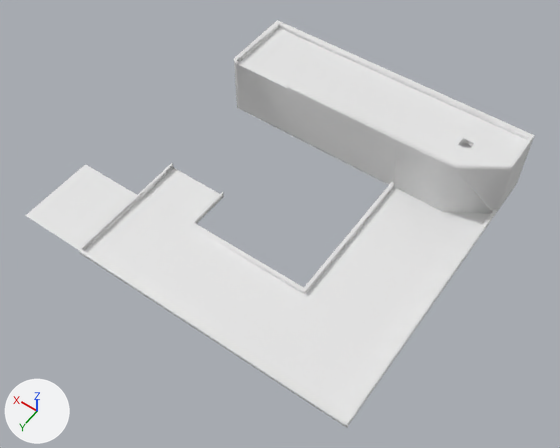
Two versions of the FBX model GameOfTheDay/Assets/Prefabs/Golf_Game_3D_Objects/Level_1.fbx, one commit apart.
Before and after are seen from a 50 mm lens placed at (-75.3, 118.4, 175.9), pointed at (3.8, 7.7, 1.9). Lighting does not change. The marker at lower left points along +X, +Y and +Z.
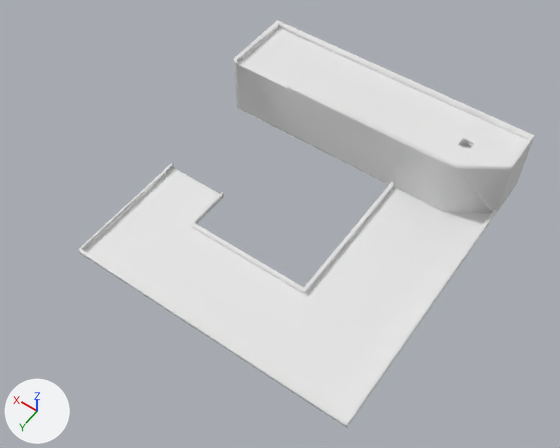
What changed in the scene script:
```text
Change me_cube_001:
    where me_cube_001.from_pydata(...)  # 57 vertices, 30 faces; spans x -1.0..1.0, y -1.0..1.0, z -133.3..-1.0
    used by ob_cube_001; location = (0.0, 0.0, 0.0); rotation_euler = (0.0, 0.0, -3.142), in degrees (0, 0, -180); scale = (-44.1, -47.3, -0.145)
    verts and faces of me_cube_001; kept vertices keep their numbers, new ones are numbered from 57
    before: 13 (0.5, 1.0, -1.0), 19 (0.5, 0.5, -1.0) at pixel (192, 227), 20 (1.0, 0.5, -1.0) at pixel (141, 197), 22 (0.6, 1.0, -1.0), 23 (0.6, 0.5, -1.0) at pixel (191, 227)
    remove me_cube_001.materials.append(mat_material)  # white #e7e7e7
    me_cube_001 part 1
    add verts[20] = (1.0, 0.2, -1.0)  # moved, pixel (173, 167)
    add verts[23] = (0.6, 0.2, -1.0)  # moved, pixel (222, 195)
    add faces += [(13, 22, 23, 19)]
Change me_cube:
    where me_cube.from_pydata(...)  # 289 vertices, 257 faces; spans x -1.0..1.5, y -1.0..1.0, z -141.7..1.0
    used by ob_cube; location = (0.0, 0.0, 0.0); rotation_euler = (0.0, 0.0, -3.142), in degrees (0, 0, -180); scale = (-44.1, -47.3, -0.145)
    verts and faces of me_cube; kept vertices keep their numbers, new ones are numbered from 289
    before: 87 (1.0, 1.0, -1.0) at pixel (80, 251), 97 (0.5, 1.0, -1.0), 113 (0.5, 0.5, -1.0) at pixel (192, 227), 115 (1.0, 0.5, -1.0) at pixel (140, 196), 121 (0.6, 1.0, -1.0)
    before: 126 (0.6, 0.5, -1.0) at pixel (191, 227), 287 (1.5, 1.0, -1.0) at pixel (25, 215), 288 (1.5, 0.5, -1.0) at pixel (85, 164)
    me_cube part 2
    add delete_vertices([287, 288])  # with the faces that use them
    add delete_faces([(97, 121, 126, 113)])
```

What differs and where, as boxes (x1, y1, x2, y2) in the pictures (560 x 448 px):
'Cube', reshaped (10% narrower): before (26, 20, 535, 428); after (79, 20, 535, 428)
part 1 of me_cube_001, built on: before (85, 198, 191, 284); after (85, 168, 220, 284)
part 2 of me_cube, deleted: before (26, 164, 192, 284)
